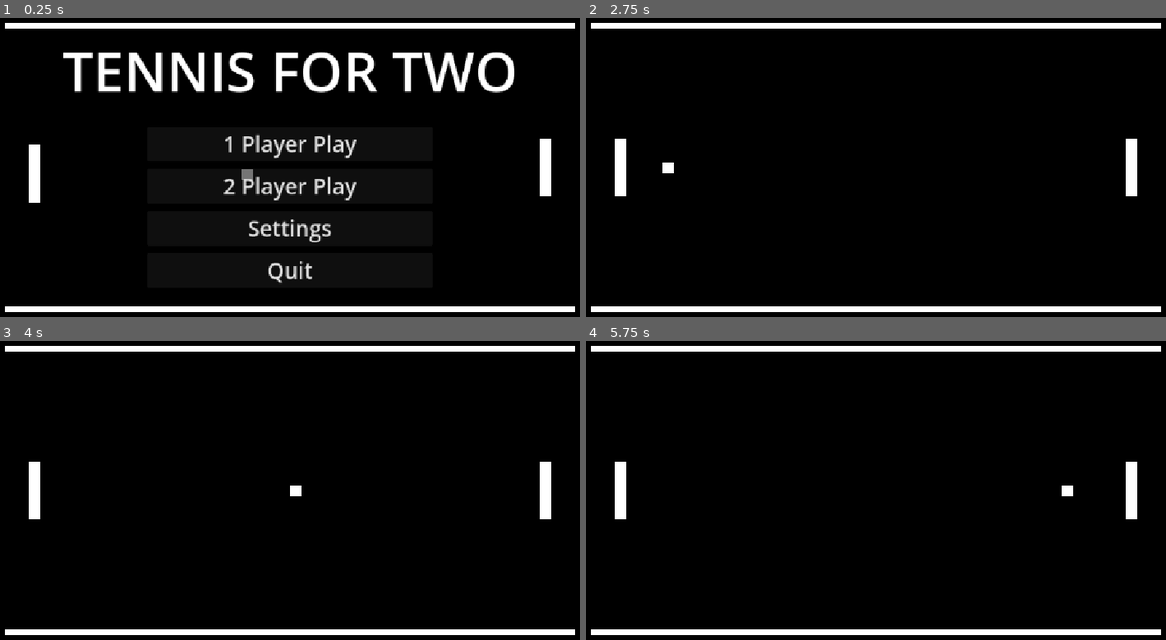
Above: before the commit, frames 1-4 (two rows, left to right).
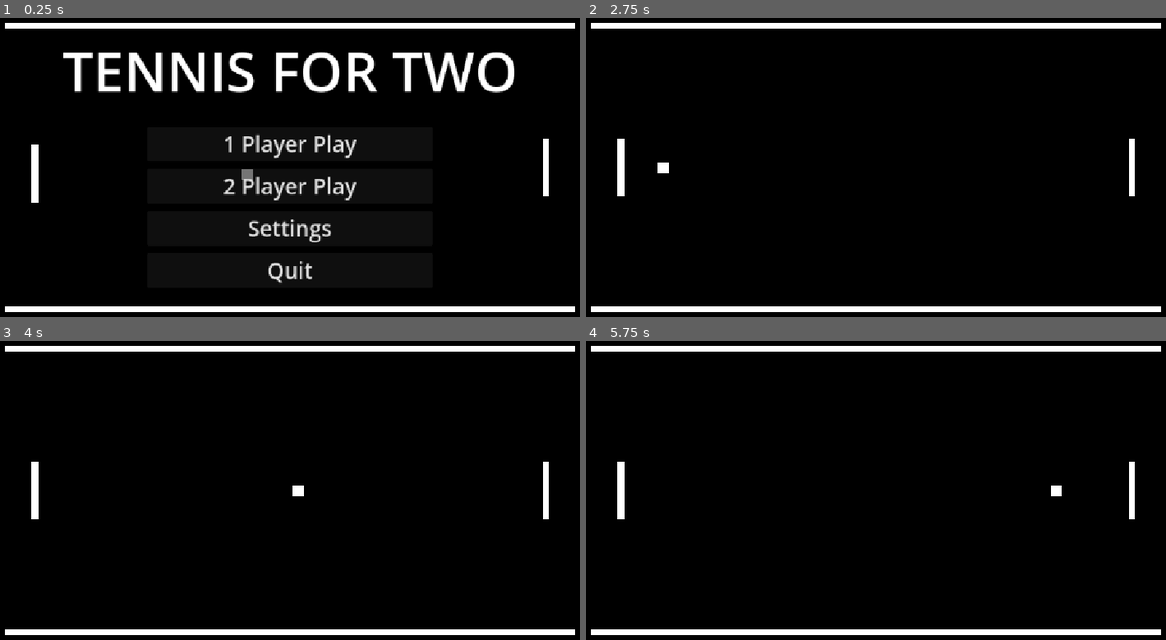
Above: after the commit, the same moments.

Repository: SomeGuy13/tennis-for-two
Game: Godot game, scene res://scenes/main_menu.tscn
Two runs of this game, one before a commit and one after it. Both use one fixed random seed, a clock stepped at 60 frames per second and the inputs below.
Inputs:
- Up to frame 1 (0.25 s): no input
- Up to frame 2 (2.75 s): click "1 Player Play" at 0.5 s
- Up to frame 3 (4 s): no input
- Up to frame 4 (5.75 s): no input

The runs differ from the first frame. In frame 1, 0.3% of the frame differs, in the area x 4-96%, y 40-62%; in frame 2, 0.4%; in frame 3, 0.4%; in frame 4, 0.5%, in the area x 4-96%, y 40-60%.

Commit message:
Explosive Puck

Diff:
--- a/scenes/paddle.tscn
+++ b/scenes/paddle.tscn
@@ -3,6 +3,7 @@
 [ext_resource type="Script" uid="uid://ddlrunqkufy48" path="res://scripts/paddle.gd" id="1_3xiby"]
 
 [sub_resource type="RectangleShape2D" id="RectangleShape2D_7ksya"]
+size = Vector2(11, 20)
 
 [node name="Paddle" type="Node2D" unique_id=1166998883]
 scale = Vector2(1, 5)
@@ -11,7 +12,10 @@
 [node name="Area2D" type="Area2D" parent="." unique_id=997731165 groups=["paddle"]]
 
 [node name="CollisionShape2D" type="CollisionShape2D" parent="Area2D" unique_id=2087937577]
+position = Vector2(0.5, 0)
 shape = SubResource("RectangleShape2D_7ksya")
 
 [node name="Polygon2D" type="Polygon2D" parent="." unique_id=1320052239]
+position = Vector2(0.5, 0)
+scale = Vector2(0.55, 1)
 polygon = PackedVector2Array(-10, -10, 10, -10, 10, 10, -10, 10)
--- a/scenes/puck.tscn
+++ b/scenes/puck.tscn
@@ -4,8 +4,14 @@
 
 [sub_resource type="RectangleShape2D" id="RectangleShape2D_7ksya"]
 
+[sub_resource type="Curve" id="Curve_7ksya"]
+_limits = [0.0, 25.0, 0.0, 1.0]
+_data = [Vector2(0, 10), 0.0, 0.0, 0, 0, Vector2(1, 0), 0.0, 0.0, 0, 0]
+point_count = 2
+
 [node name="Puck" type="Node2D" unique_id=1166998883]
 script = ExtResource("1_gj0yh")
+puck_bounce_speed = 5
 
 [node name="Area2D" type="Area2D" parent="." unique_id=997731165]
 
@@ -15,4 +21,16 @@
 [node name="Polygon2D" type="Polygon2D" parent="." unique_id=1320052239]
 polygon = PackedVector2Array(-10, -10, 10, -10, 10, 10, -10, 10)
 
+[node name="CPUParticles2D" type="CPUParticles2D" parent="." unique_id=305002794]
+emitting = false
+amount = 25
+lifetime = 0.25
+one_shot = true
+explosiveness = 1.0
+spread = 180.0
+gravity = Vector2(0, 0)
+initial_velocity_min = 500.0
+initial_velocity_max = 1000.0
+scale_amount_curve = SubResource("Curve_7ksya")
+
 [connection signal="area_entered" from="Area2D" to="." method="_on_body_entered"]
--- a/scripts/puck.gd
+++ b/scripts/puck.gd
@@ -3,6 +3,10 @@
 @export var puck_velocity: Vector2 = Vector2(-300, 0)
 @export var half_paddle_height: float = 0.75
 @export var puck_bounce_speed = 1
+@export var puck_increment_speed = 10
+
+@onready var polygon: Polygon2D = $Polygon2D
+@onready var particle: CPUParticles2D = $CPUParticles2D
 
 var starting_position: Vector2
 var starting_velocity: Vector2
@@ -11,32 +15,46 @@
 	starting_position = position
 	starting_velocity = puck_velocity
 
+	EventBus.point_scored.connect(reset_puck)
+
 func _process(delta: float) -> void:
 	position += puck_velocity * delta
 
-	if position.x <= 50:
+	if position.x <= 50 :
 		EventBus.point_scored.emit("player 2")
-		reset_puck(1)
 	if position.x >= 1100:
 		EventBus.point_scored.emit("player 1")
-		reset_puck(-1)
 
 func _on_body_entered(area: Area2D) -> void:
 	if area.is_in_group("wall"):
 		puck_velocity.y = puck_velocity.y * -1
 	elif area.is_in_group("paddle"):
 		if position.x >= 550:
-			puck_velocity.x = -abs(puck_velocity.x)
+			puck_velocity.x = -abs(puck_velocity.x + puck_increment_speed)
+			print(puck_velocity)
 		else:
-			puck_velocity.x = abs(puck_velocity.x)
+			puck_velocity.x = abs(puck_velocity.x - puck_increment_speed)
+			print(puck_velocity)
 
 		var paddle_center = area.get_parent().position
 		var hit_pos = (position.y - paddle_center.y) / (half_paddle_height)
 		hit_pos = clamp(hit_pos, -1.0, 1.0)
 
 		puck_velocity.y = hit_pos * -100
-		print(puck_velocity.y, position.y, paddle_center.y, half_paddle_height)
 
-func reset_puck(puck_direction: int) -> void:
+func reset_puck(player: String) -> void:
+	particle.emitting = true
 	position = starting_position
-	puck_velocity = starting_velocity * puck_direction
+	puck_velocity = Vector2.ZERO
+	polygon.visible = false
+
+	await particle.finished
+
+	match player:
+		"player 1":
+			puck_velocity = -starting_velocity
+		"player 2":
+			puck_velocity = starting_velocity
+		_:
+			pass
+	polygon.visible = true
